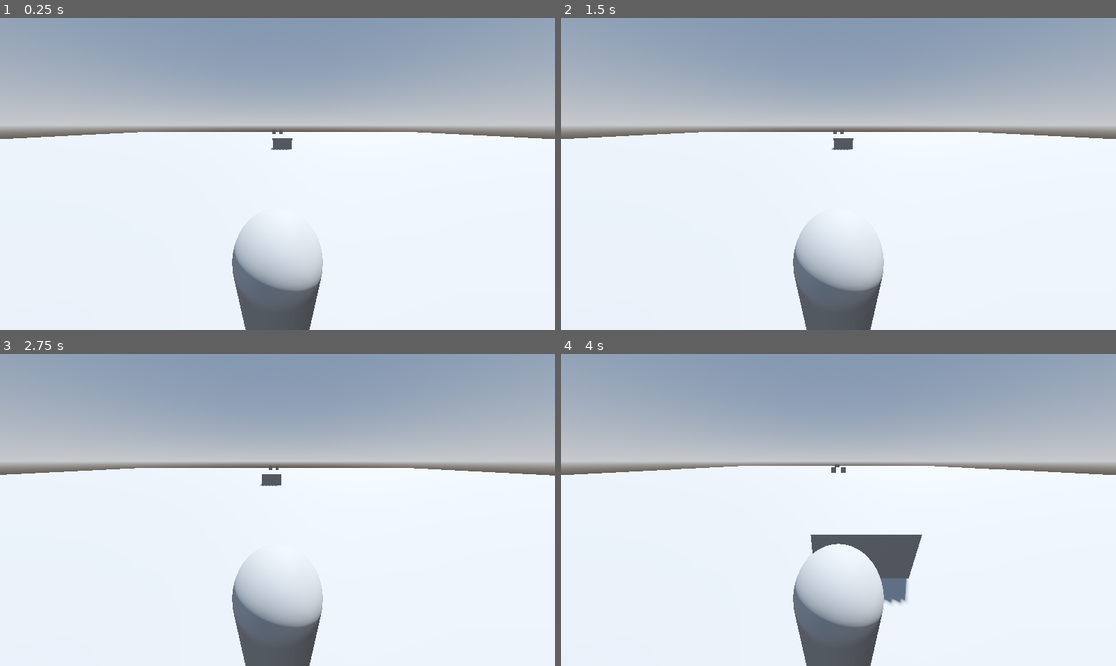
Above: before the commit, frames 1-4 (two rows, left to right).
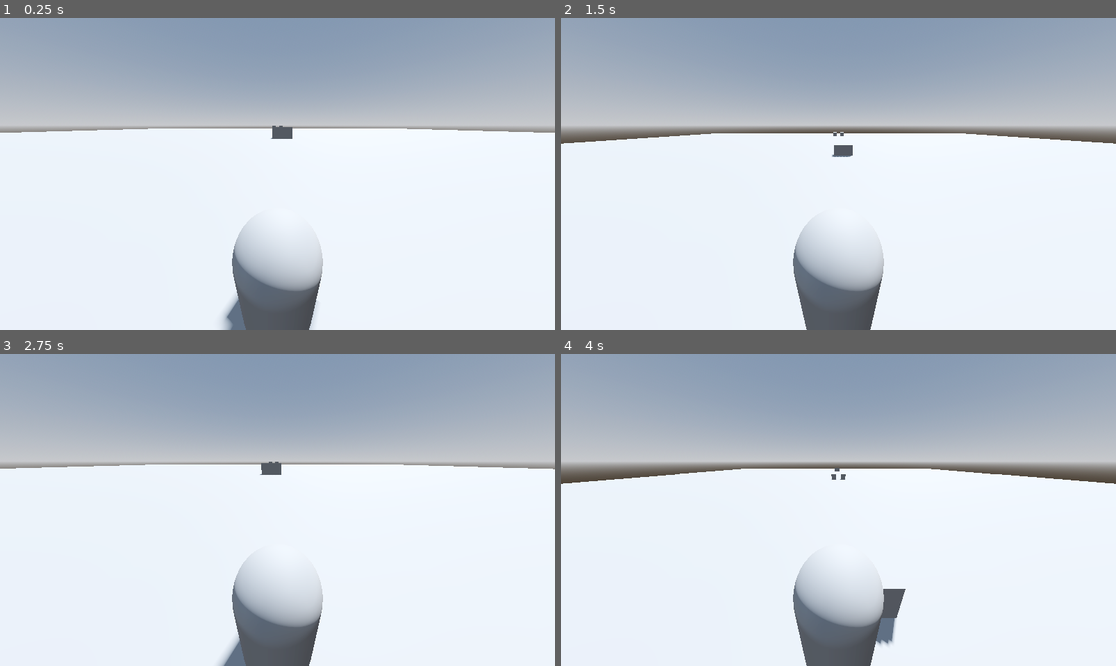
Above: after the commit, the same moments.

Repository: lucasthierry17/Soccer_Runner
Game: Godot game, scene res://world.tscn
Same seed, same stepped clock (60 frames per second), same inputs: the game is played once before the commit and once after it.
Inputs:
- Up to frame 1 (0.25 s): no input
- Up to frame 2 (1.5 s): tap Enter (ui_accept) at 0.5, 0.6, 0.77, 1.07, 1.35 s; hold Right (ui_right) 0.53-1.28 s; hold Left (ui_left) from 1.28 s (still down)
- Up to frame 3 (2.75 s): tap Enter (ui_accept) at 1.52, 1.82, 2.1 s; release Left (ui_left) at 2.03 s; hold Right (ui_right) from 2.03 s (still down)
- Up to frame 4 (4 s): tap Enter (ui_accept) at 2.85, 3.02, 3.32, 3.6, 3.77 s; release Right (ui_right) at 3.53 s; hold Left (ui_left) from 3.53 s (still down)

The runs differ from the first frame. In frame 1, 1.8% of the frame differs, in the area x 0-100%, y 34-100%; in frame 2, 0.9%; in frame 3, 1.8%; in frame 4, 3.8%, in the area x 0-100%, y 35-94%.

Commit message:
Combined the running on three lines, jumping and that the game starts after 3 seconds

Diff:
--- a/player.gd
+++ b/player.gd
@@ -2,6 +2,9 @@
 
 # Player's side movement speed (left/right)
 const SIDE_SPEED = 500.0
+const JUMP_FORCE = 15.0  # Jump force
+const GRAVITY = 50.0  # Gravity strength
+
 # Lane width
 @export var lane_width: float = 1.0
 # Max lane boundaries (0 is middle, -1 is left, 1 is right)
@@ -23,16 +26,22 @@
 		current_lane += 1
 		update_position()
 
-	# Side movement
+	# Apply gravity when not on the floor
+	if not is_on_floor():
+		velocity.y -= GRAVITY * _delta  # Apply gravity while in the air
+	else:
+		# Reset Y velocity when on the floor and prepare for jump
+		velocity.y = 0
+
+		# Handle jump input when on the floor
+		if Input.is_action_just_pressed("ui_accept"):  # "ui_accept" is the default for space
+			velocity.y = JUMP_FORCE  # Apply jump force
+
+	# Move the player using built-in velocity
 	move_and_slide()
-
-	# Collision detection (optional)
-	var collision = get_last_slide_collision()
-	if collision:
-		print("Collided with: ", collision.get_collider())
-		get_tree().quit()
 
 # Function to update the player's position based on the current lane
 func update_position() -> void:
 	var target_x_position = current_lane * lane_width
-	position.x = move_toward(position.x, target_x_position, SIDE_SPEED * get_process_delta_time())
+	# Move smoothly towards the target lane
+	position.x = move_toward(position.x, target_x_position, SIDE_SPEED * get_physics_process_delta_time())
